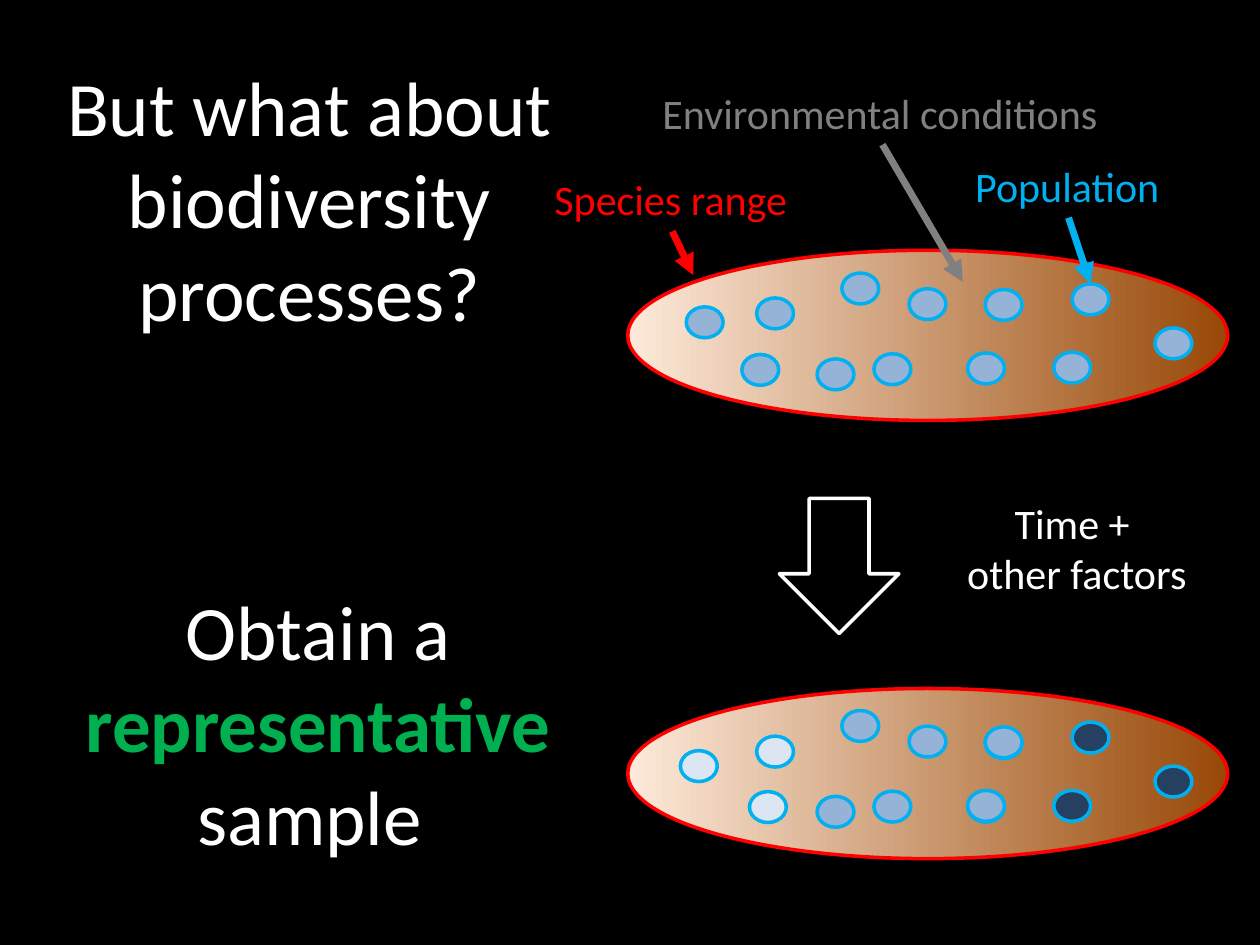
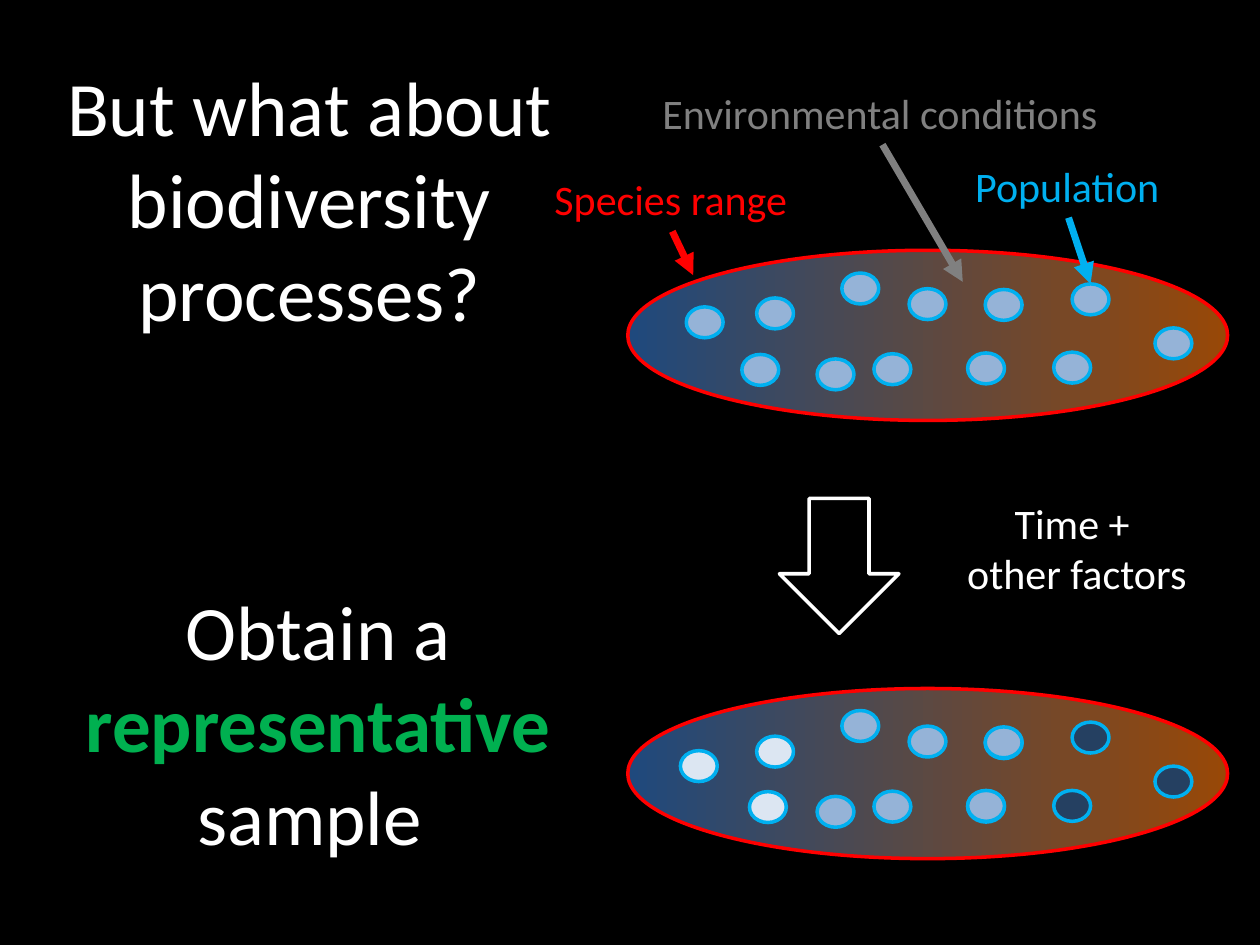
Before and after one commit to jeffreyhanson/abstracts-and-slides, a slide deck: slide 7 of seminars/SCBO-presentation-06-06-2016/jhanson_scbo.pptx. Drawn at 1260x945 pixels with LibreOffice and Linux fonts; fonts in the diff are those of the drawing. Boxes give left, top, right and bottom in pixels: in the first picture for what was removed or moved away, otherwise in the second. Text is boxed around its words. In the diff, an @@ line names an element or a change of style, - is before the commit and + after.

```diff
--- a/seminars/SCBO-presentation-06-06-2016/jhanson_scbo.pptx
+++ b/seminars/SCBO-presentation-06-06-2016/jhanson_scbo.pptx
@@ ellipse at (627, 251, 1227, 421): fill gradient #FDEADA to #984807 to gradient #1F497D to #984807 @@
@@ ellipse at (627, 688, 1227, 858): fill gradient #FDEADA to #984807 to gradient #1F497D to #984807 @@
```
Also in this commit, not shown: 2 other slides changed.
